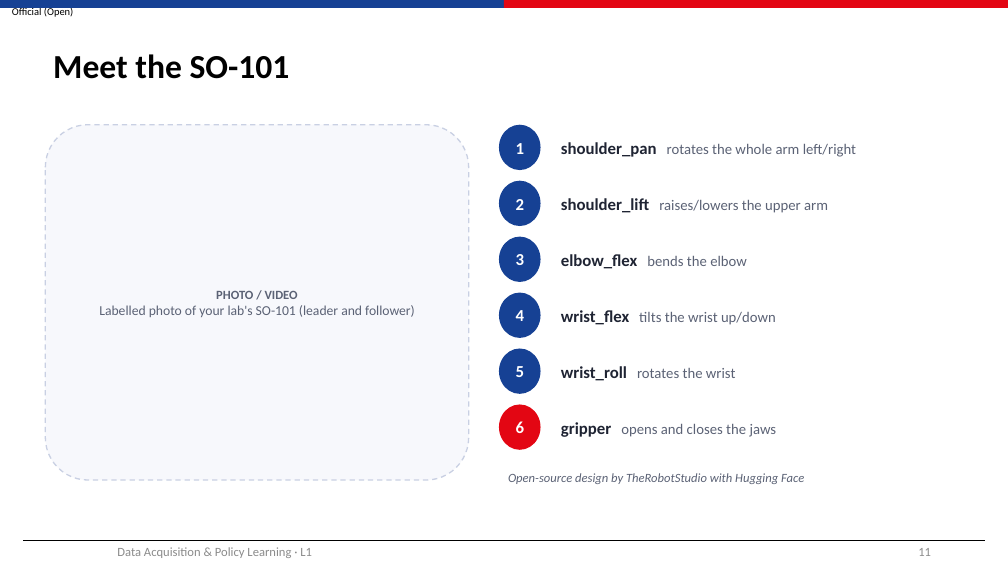
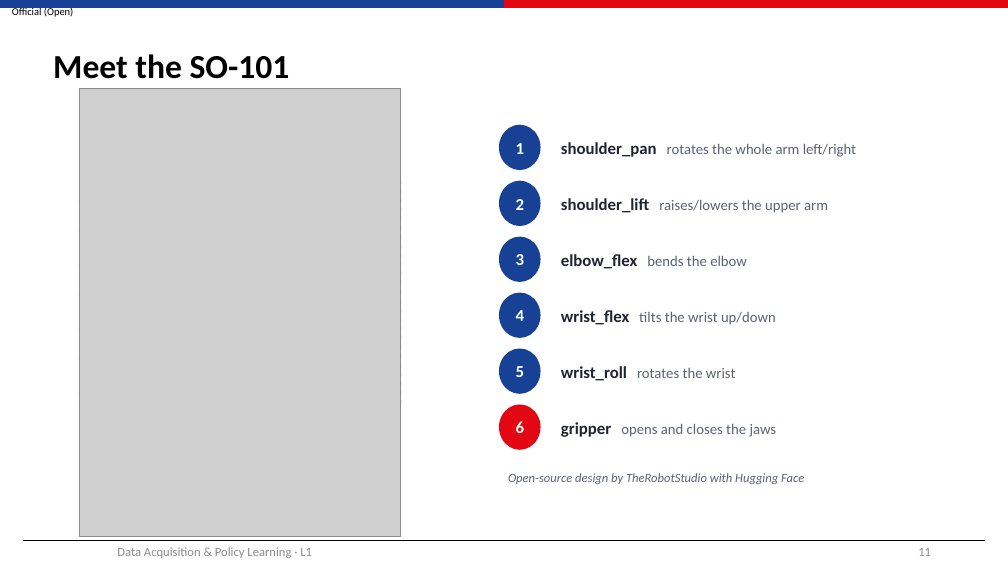
Before and after one commit to nyp-sit/Data-Acquisition-Policy-Learning, a slide deck: slide 11 of L1/L1_Physical_AI_How_a_Robot_Learns_with_Humanoid_Extension.pptx. Drawn at 1008x567 pixels with LibreOffice and Linux fonts; fonts in the diff are those of the drawing; grey boxes stand for pictures. Boxes give left, top, right and bottom in pixels: in the first picture for what was removed or moved away, otherwise in the second. Text is boxed around its words. In the diff, an @@ line names an element or a change of style, - is before the commit and + after.

```diff
--- a/L1/L1_Physical_AI_How_a_Robot_Learns_with_Humanoid_Extension.pptx
+++ b/L1/L1_Physical_AI_How_a_Robot_Learns_with_Humanoid_Extension.pptx
@@ picture added at (79, 88, 401, 538) @@
@@ rounded rectangle: place and size @@
-rounded rectangle at (45, 125, 469, 480)
+rounded rectangle at (79, 148, 401, 441)
@@ text in rounded rectangle at (99, 291, 415, 317): text removed @@
-PHOTO / VIDEO
-Labelled photo of your lab's SO-101 (leader and follower)
```
Also in this commit, not shown: 2 other slides changed, 1 other file.
